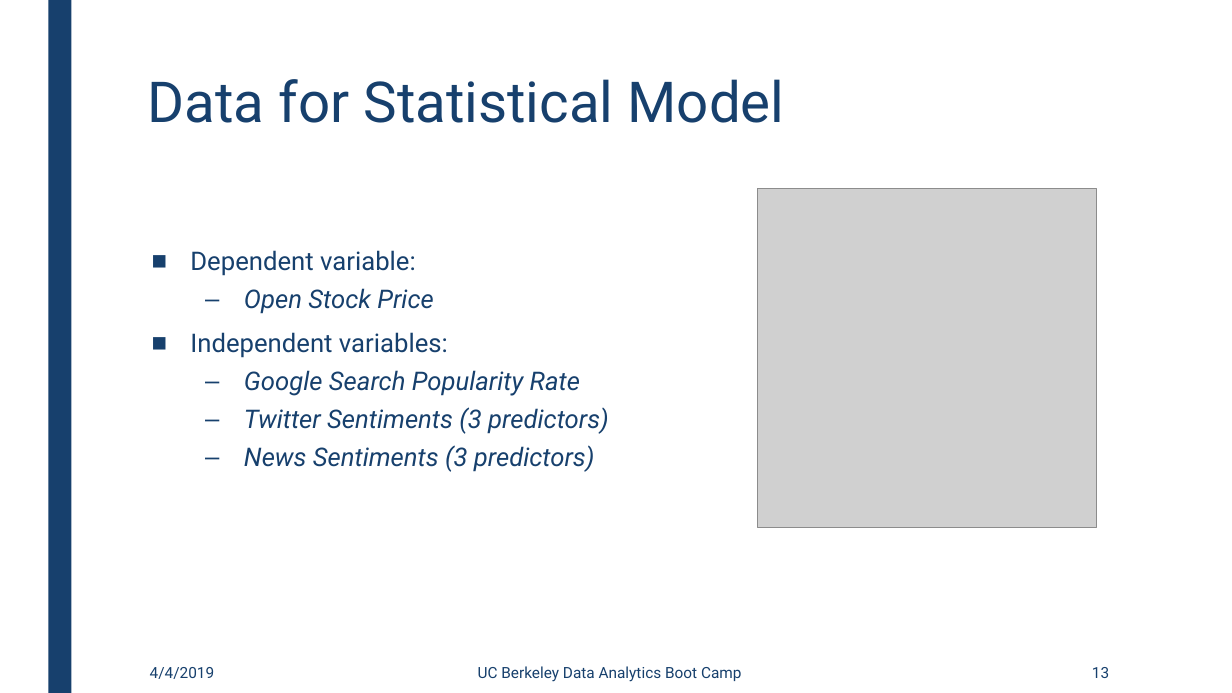
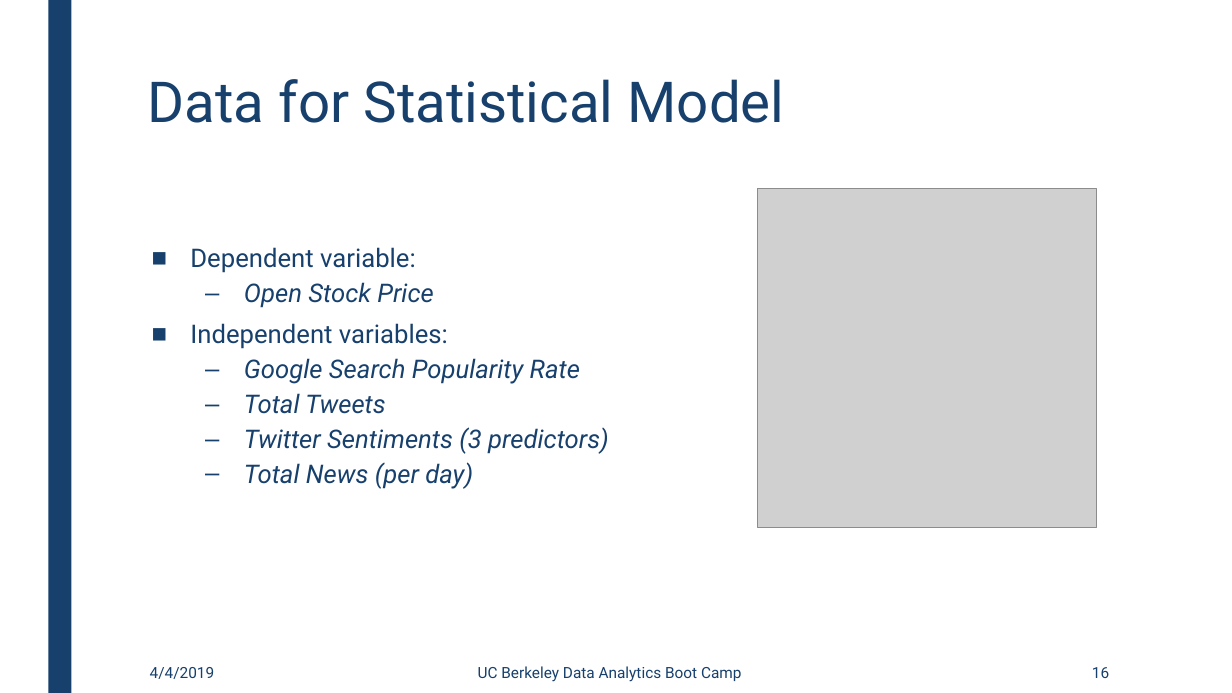
Before and after one commit to gaurav14111/Company-Stocks-vs-Internet-presence, a slide deck: slide 16 of Presentation/Presentation.pptx (slide 13 before the commit). Drawn at 1232x693 pixels with LibreOffice and Linux fonts; fonts in the diff are those of the drawing; grey boxes stand for pictures. Boxes give left, top, right and bottom in pixels: in the first picture for what was removed or moved away, otherwise in the second. Text is boxed around its words. In the diff, an @@ line names an element or a change of style, - is before the commit and + after.

```diff
--- a/Presentation/Presentation.pptx
+++ b/Presentation/Presentation.pptx
@@ text at <box>190,247,609,454</box>: line spacing 0.94 to 0.84 @@
@@ text at <box>244,393,385,414</box>: paragraph added @@
+  – Total Tweets
@@ text at <box>244,462,473,489</box>: text changed @@
-  – News Sentiments (3 predictors)
+  – Total News (per day)
@@ page number at <box>1092,667,1109,678</box>: text changed @@
-13
+16
```
Also in this commit, not shown: 4 other slides changed, 1 other file.
